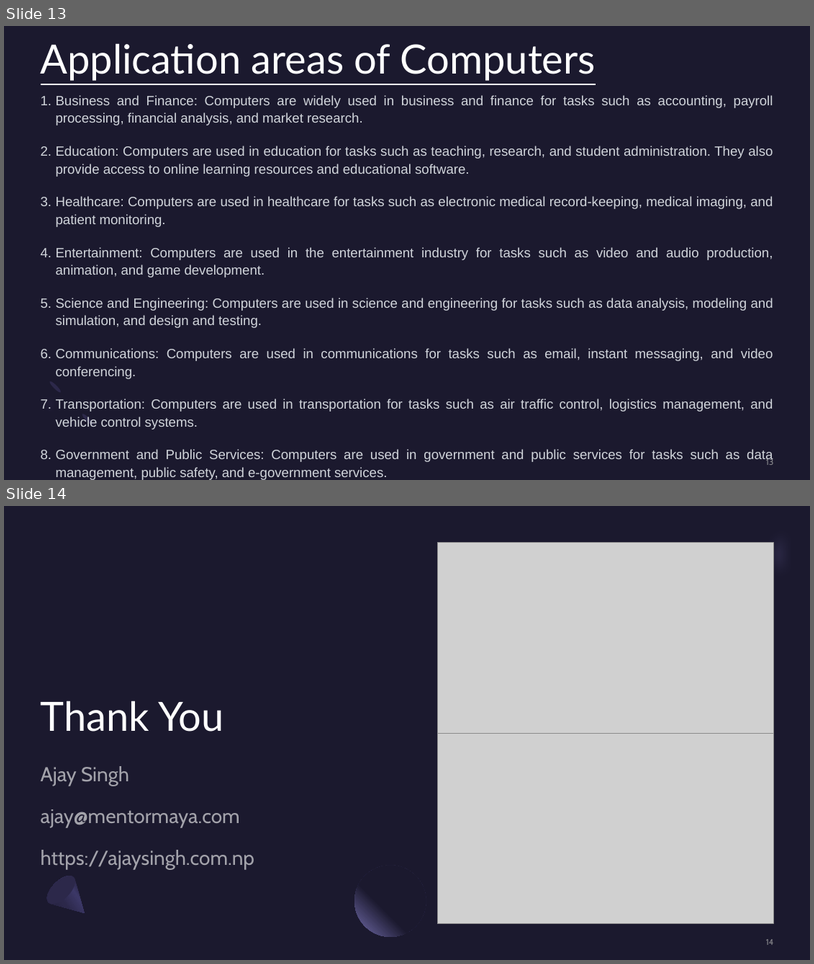
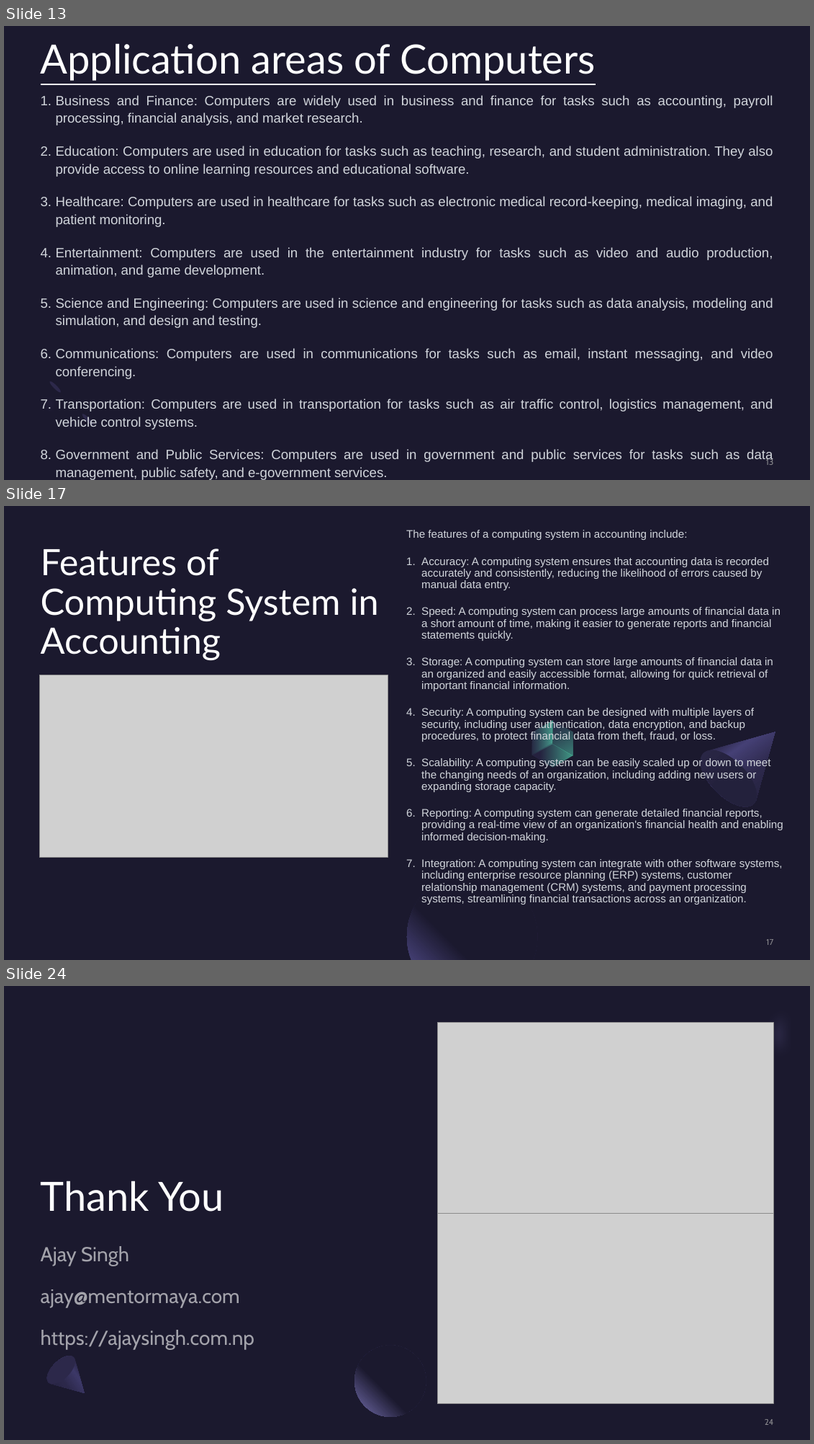
Before and after one commit to mentormaya/notes, a slide deck: assets/Computer System in Accounting.pptx. Shown one above the other, each under a label of ours: slides 13 and 14 before the commit, slides 13, 17 and 24 after it; the slides between them are not shown. The pictures are 814x964 and 814x1444 pixels, drawn with LibreOffice and Linux fonts; fonts in the diff are those of the drawing; grey boxes stand for pictures. Boxes give left, top, right and bottom in pixels: in the first picture for what was removed or moved away, otherwise in the second. Text is boxed around its words. In the diff, an @@ line names an element or a change of style, - is before the commit and + after.

```diff
--- a/assets/Computer System in Accounting.pptx
+++ b/assets/Computer System in Accounting.pptx
@@ slide 17 added at bbox=[4, 506, 810, 960], background #1B192E @@
@@ rectangle added at bbox=[4, 506, 810, 960], fill #1B192E @@
@@ title added at bbox=[41, 548, 379, 660], 43.2 pt, text #FFFFFF @@
+Features of Computing System in Accounting
@@ text added at bbox=[406, 530, 784, 904], 12.9 pt, text #D1D5DB @@
+The features of a computing system in accounting include:
+1. Accuracy: A computing system ensures that accounting data is recorded accurately and consistently, reducing the likelihood of errors caused by manual data entry.
+2. Speed: A computing system can process large amounts of financial data in a short amount of time, making it easier to generate reports and financial statements quickly.
+3. Storage: A computing system can store large amounts of financial data in an organized and easily accessible format, allowing for quick retrieval of important financial information.
+4. Security: A computing system can be designed with multiple layers of security, including user authentication, data encryption, and backup procedures, to protect financial data from theft, fraud, or loss.
+5. Scalability: A computing system can be easily scaled up or down to meet the changing needs of an organization, including adding new users or expanding storage capacity.
+6. Reporting: A computing system can generate detailed financial reports, providing a real-time view of an organization's financial health and enabling informed decision-making.
+7. Integration: A computing system can integrate with other software systems, including enterprise resource planning (ERP) systems, customer relationship management (CRM) systems, and payment processing systems, streamlining financial transactions across an organization.
@@ picture added at bbox=[40, 674, 388, 857] @@
@@ freeform shape added at bbox=[522, 720, 563, 755], fill gradient #2C284A to #5BEFC1 @@
@@ freeform shape added at bbox=[543, 714, 584, 762], fill gradient #2C284A to #5BEFC1 @@
@@ freeform shape added at bbox=[692, 707, 801, 816], fill gradient #2C284A to #454075 to #1B192E @@
@@ freeform shape added at bbox=[532, 738, 574, 773], fill gradient #2C284A to #5BEFC1 @@
@@ ellipse added at bbox=[691, 741, 767, 816], fill gradient #23213C to #2C284A @@
@@ freeform shape added at bbox=[407, 871, 538, 960], fill gradient #1B192E to #454075 @@
@@ page number added at bbox=[766, 939, 774, 944], 10 pt, text #A6A6A6 at 80% opacity @@
+17
@@ what was slide 14 is now slide 24 @@
@@ page number at bbox=[765, 1419, 774, 1424]: text changed @@
-14
+24
```
Also in this commit, not shown: 9 other slides added, 1 other file.
